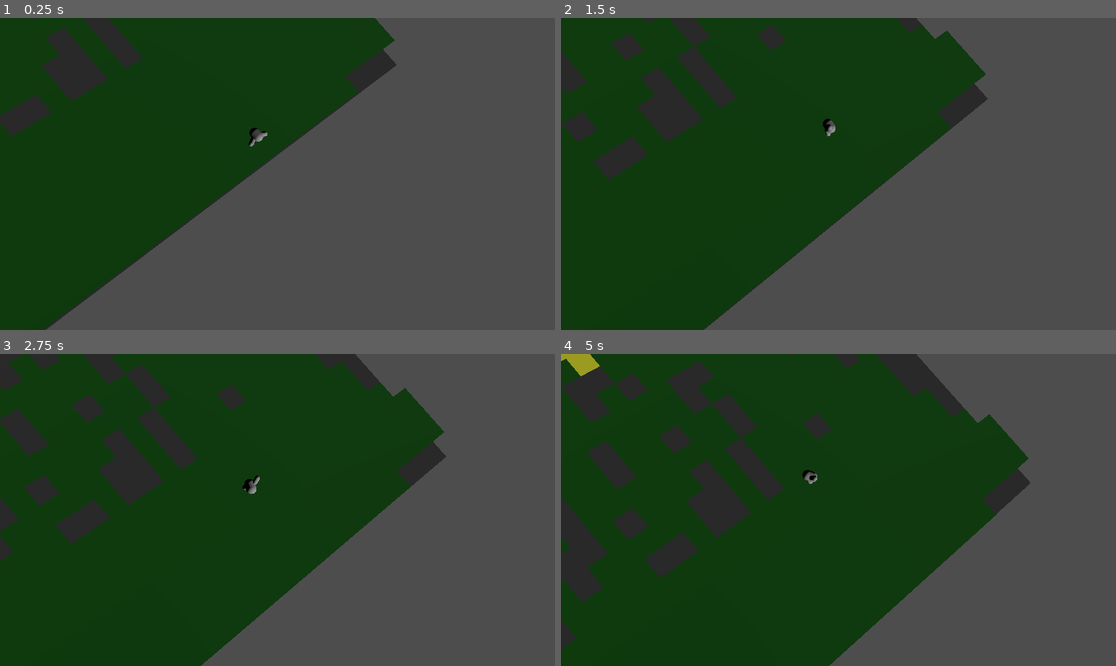
Above: before the commit, frames 1-4 (two rows, left to right).
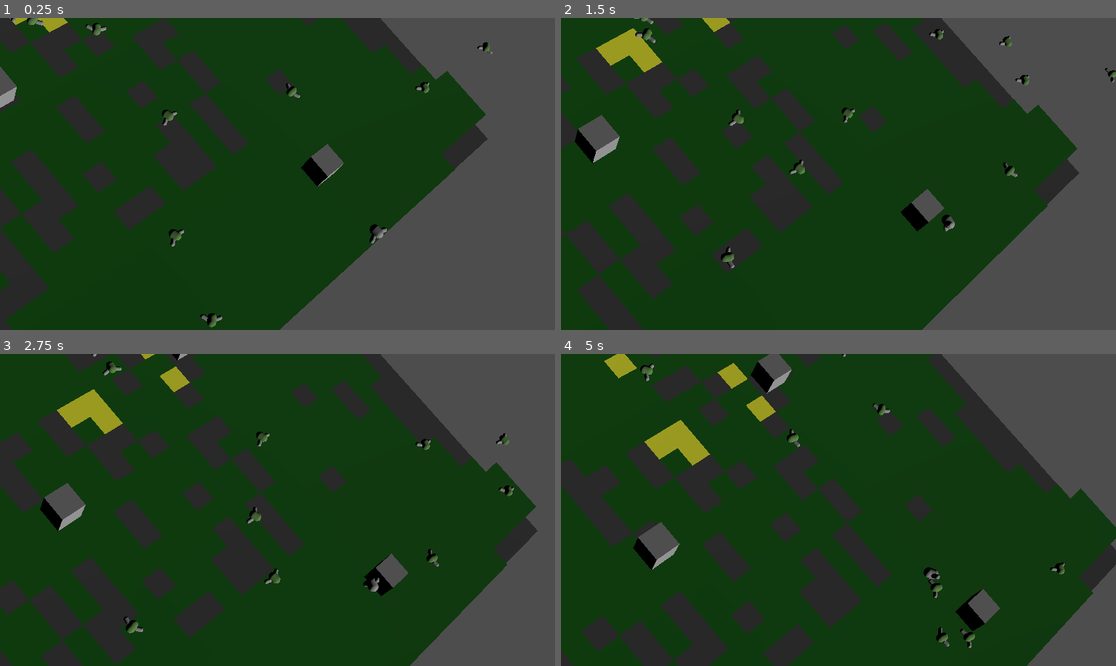
Above: after the commit, the same moments.

Repository: flatweb/gwj90Murat
Game: Godot game, scene res://game.tscn
Same seed, same stepped clock (60 frames per second), same inputs: the game is played once before the commit and once after it.
Inputs (mouse positions are in pixels of both pictures, inside the frame that each line leads up to):
- Up to frame 1 (0.25 s): no input
- Up to frame 2 (1.5 s): move the mouse to (960, 158) at 0.52 s; hold Right (droite) 0.53-1.28 s; tap Z (attente) at 0.6, 1.35 s; move the mouse to (727, 189) at 1.27 s; hold Left (gauche) from 1.28 s (still down)
- Up to frame 3 (2.75 s): move the mouse to (333, 441) at 2.02 s; release Left (gauche) at 2.03 s; hold Right (droite) from 2.03 s (still down); tap Z (attente) at 2.1 s
- Up to frame 4 (5 s): move the mouse to (810, 572) at 2.77 s; tap Z (attente) at 2.85, 3.6, 4.35 s; move the mouse to (1005, 556) at 3.52 s; release Right (droite) at 3.53 s; hold Left (gauche) from 3.53 s (still down); move the mouse to (672, 463) at 4.27 s

The runs differ from the first frame. In frame 1, 42% of the frame differs, in the area x 0-89%, y 0-100%; in frame 2, 42%; in frame 3, 42%; in frame 4, 43%, in the area x 0-100%, y 0-100%.

Commit message:
Ajout des bandes d'oiseaux

Diff:
--- /dev/null
+++ b/Boid/assets/scenes/Boid.tscn
@@ -0,0 +1,41 @@
+[gd_scene format=3 uid="uid://dp5b0utxqij4u"]
+
+[ext_resource type="Texture2D" uid="uid://cmo1mv0y5atk1" path="res://Boid/assets/sprites/boid.png" id="1"]
+[ext_resource type="Script" uid="uid://kcs5tq84kiag" path="res://Boid/assets/scripts/Boid.gd" id="3"]
+
+[sub_resource type="StandardMaterial3D" id="StandardMaterial3D_5gb1f"]
+albedo_color = Color(0.35020828, 0.5185973, 0.2650662, 1)
+
+[sub_resource type="CapsuleMesh" id="CapsuleMesh_pihgk"]
+material = SubResource("StandardMaterial3D_5gb1f")
+radius = 0.2
+height = 0.6
+
+[sub_resource type="CapsuleMesh" id="CapsuleMesh_ffqxe"]
+radius = 0.1
+height = 0.4
+
+[node name="Boid" type="Node3D" unique_id=825531383]
+script = ExtResource("3")
+baseColor = Color(0.870588, 0.415686, 0.964706, 1)
+specialColor = Color(0.372549, 0.121569, 0.815686, 1)
+
+[node name="Sprite2D" type="Sprite3D" parent="." unique_id=818722345]
+transform = Transform3D(-1.3113417e-08, 0.3, -1.3113417e-08, 0, -1.3113417e-08, -0.3, -0.3, -1.3113417e-08, 5.7320567e-16, 0, 0, 0)
+visible = false
+texture = ExtResource("1")
+
+[node name="Forme" type="Node3D" parent="." unique_id=657047081]
+transform = Transform3D(-3.4969112e-08, 0, -0.8, 0, 0.8, 0, 0.8, 0, -3.4969112e-08, 0, 0, 0)
+
+[node name="Corps" type="MeshInstance3D" parent="Forme" unique_id=492219359]
+transform = Transform3D(1, 0, 0, 0, -0.08917245, 0.99601614, 0, -0.99601614, -0.08917245, 0, 0, -0.015925169)
+mesh = SubResource("CapsuleMesh_pihgk")
+
+[node name="AileD" type="MeshInstance3D" parent="Forme" unique_id=906438421]
+transform = Transform3D(-0.017558845, -0.9111622, -0.4116734, 0.99981433, -0.019267242, 0, -0.007931813, -0.411597, 0.9113314, 0.3, -0.094, 0.1)
+mesh = SubResource("CapsuleMesh_ffqxe")
+
+[node name="AileG" type="MeshInstance3D" parent="Forme" unique_id=443649642]
+transform = Transform3D(-0.017496575, -0.9112353, 0.4115143, 0.9998157, -0.019197399, 0, 0.007900006, 0.41143847, 0.91140324, -0.3, -0.094, 0.1)
+mesh = SubResource("CapsuleMesh_ffqxe")
--- /dev/null
+++ b/Boid/assets/scripts/Boid.gd
@@ -0,0 +1,42 @@
+extends Node3D
+
+class_name Boid
+
+@export var maxVelocity: float = 2
+@export var maxAcceleration: float = 5
+@export var rotationOffset: Vector3 = Vector3(0,PI/2,0)
+
+@export var baseColor: Color
+@export var specialColor: Color
+@export var colorTransitionSpeed: float = 1
+
+@export var syncTrail: bool = true
+@export var trail: NodePath
+
+
+var velocity := Vector3.ZERO
+var acceleration := Vector3.ZERO
+
+var neighbors := []
+var neighborsDistances := []
+var timeOutOfBorders := 0.0
+
+
+func _ready():
+
+
+	velocity = Vector3(randf_range(-maxVelocity, maxVelocity),
+						0,
+						randf_range(-maxVelocity, maxVelocity))
+
+func _process(delta):
+	velocity += acceleration.limit_length(maxAcceleration * delta)
+	velocity = velocity.limit_length(maxVelocity)
+	acceleration.x = 0
+	acceleration.z = 0
+	velocity.y=0
+
+	position += velocity * delta
+
+	look_at(position + velocity)
+	rotation += rotationOffset
--- /dev/null
+++ b/Boid/assets/scripts/Cursor.gd
@@ -0,0 +1,4 @@
+extends Sprite2D
+
+func _process(_delta):
+	position = get_viewport().get_mouse_position()
--- /dev/null
+++ b/Boid/assets/scripts/Flock.gd
@@ -0,0 +1,142 @@
+extends Node3D
+
+# General configuration
+@export var boidScene: PackedScene
+@export var numberOfBoids: int = 140
+@export var visualRange: float = 300
+@export var separationDistance: float = 80
+@export var predator: NodePath
+@export var predatorMinDist: float = 400
+@export var repulsorMinDIst: float = 5
+@export var maxNeighborsColor: int = 20
+var _predatorRef
+
+# Rule weights
+@export var cohesionWeight: float = 0.3
+@export var separationWeight: float = 50
+@export var alignmentWeight: float = 1
+
+@export var bordersWeight: float = 300
+@export var predatorWeight: float = 2000
+@export var repulsorWeight: float = 1000
+
+var _boids = []
+var _repulsors = []
+
+# Called when the node enters the scene tree for the first time.
+func _ready():
+	Input.set_mouse_mode(Input.MOUSE_MODE_HIDDEN)
+
+	randomize()
+	_predatorRef = get_node(predator)
+
+	for i in range(numberOfBoids):
+		var instance = boidScene.instantiate()
+		add_child(instance)
+		_boids.append(instance)
+
+		var x = randf_range(-12, 12)
+		var z = randf_range(-100, 100)
+		instance.set_position(Vector3(x, 5 ,z))
+	_repulsors = get_tree().get_nodes_in_group("Repulsor")
+
+func _process(delta):
+	_detectNeighbors()
+
+	_cohesion()
+	_separation()
+	_alignment()
+	_borders(delta)
+
+	_repulsor()
+	_attractor()
+
+func _detectNeighbors():
+	for i in range(_boids.size()):
+		_boids[i].neighbors.clear()
+		_boids[i].neighborsDistances.clear()
+
+	for i in range(_boids.size()):
+		for j in range(i+1, _boids.size()):
+			var distance = _boids[i].get_position().distance_to(_boids[j].get_position())
+			if (distance <= visualRange):
+				_boids[i].neighbors.append(_boids[j])
+				_boids[j].neighbors.append(_boids[i])
+				_boids[i].neighborsDistances.append(distance)
+				_boids[j].neighborsDistances.append(distance)
+
+func _cohesion():
+	for i in range(_boids.size()):
+		var neighbors = _boids[i].neighbors
+
+		if (neighbors.is_empty()):
+			continue;
+
+		var averagePos = Vector3(0,5, 0)
+		for closeBoid in neighbors:
+			averagePos += closeBoid.get_position()
+		averagePos /= neighbors.size()
+
+		var direction = averagePos - _boids[i].get_position()
+		_boids[i].acceleration += direction * cohesionWeight
+
+func _separation():
+	for i in range(_boids.size()):
+		var neighbors = _boids[i].neighbors
+		var distances = _boids[i].neighborsDistances
+
+		if (neighbors.is_empty()):
+			continue;
+
+		for j in range(neighbors.size()):
+			if (distances[j] >= separationDistance):
+				continue
+
+			var distMultiplier = 1 - (distances[j] / separationDistance)
+			var direction = _boids[i].get_position() - neighbors[j].get_position()
+			direction = direction.normalized()
+			_boids[i].acceleration += direction * distMultiplier * separationWeight
+
+func _borders(delta):
+	for boid in _boids:
+		var pos = boid.get_position()
+		var _envDims = Vector4(-12,12,-100,100)
+		if (pos.x < _envDims.x or pos.x > _envDims.w or pos.y < _envDims.z or pos.y > _envDims.y):
+			boid.timeOutOfBorders += delta
+			var midPoint = Vector3(_envDims.x / 2,5,_envDims.y / 2)
+			var dir = (midPoint - boid.get_position()).normalized()
+			boid.acceleration += dir * boid.timeOutOfBorders * bordersWeight
+		else:
+			boid.timeOutOfBorders = 0
+
+
+func _alignment():
+	for i in range(_boids.size()):
+		var neighbors = _boids[i].neighbors
+
+		if (neighbors.is_empty()):
+			continue;
+
+		var averageVel = Vector3(0, 0, 0)
+		for j in range(neighbors.size()):
+			averageVel += neighbors[j].velocity
+		averageVel /= neighbors.size()
+
+		_boids[i].acceleration += Vector3(averageVel.x,0,averageVel.z) * alignmentWeight
+
+func _attractor():
+	for boid in _boids:
+		var dist = boid.get_position().distance_to(_predatorRef.get_position())
+		if (dist < predatorMinDist):
+			var dir =  (_predatorRef.get_position() - boid.get_position()).normalized()
+			var multiplier = sqrt( (1 - dist / predatorMinDist))
+			boid.acceleration += Vector3(dir.x,0,dir.z) * multiplier * predatorWeight
+
+func _repulsor():
+	for boid in _boids:
+		for repulsor in _repulsors:
+			var dist = boid.get_position().distance_to(repulsor.get_position())
+			if (dist < repulsorMinDIst):
+				var dir = (boid.get_position() - repulsor.get_position()).normalized()
+				var multiplier = sqrt( (1 - dist / repulsorMinDIst))
+				boid.acceleration += dir * multiplier * repulsorWeight
--- /dev/null
+++ b/Boid/assets/scripts/Predator.gd
@@ -0,0 +1,39 @@
+extends CharacterBody3D
+
+@export var acceleration: float
+@export var maxSpeed: float
+
+# How fast the player moves in meters per second.
+@export var speed = 500
+# The downward acceleration when in the air, in meters per second squared.
+
+var target_velocity = Vector3.ZERO
+
+
+func _physics_process(delta):
+	var direction = Vector3.ZERO
+
+	if Input.is_action_just_pressed("right"):
+		direction.x += 1
+		print("right")
+	if Input.is_action_pressed("left"):
+		direction.x -= 1
+		print("left")
+	if Input.is_action_pressed("up"):
+		direction.z += 1
+		print("up")
+	if Input.is_action_pressed("down"):
+		print("down")
+		direction.z -= 1
+
+	if direction != Vector3.ZERO:
+		direction = direction.normalized()
+		# Setting the basis property will affect the rotation of the node.
+		$Pivot.basis = Basis.looking_at(direction)
+
+	# Ground Velocity
+	target_velocity.x = direction.x * speed
+	target_velocity.z = direction.z * speed
+	target_velocity.y = 0
+	velocity = target_velocity
+	move_and_slide()
--- /dev/null
+++ b/Boid/assets/scripts/Trail.gd
@@ -0,0 +1,24 @@
+extends Line2D
+
+
+@export var pointDuration: float = 1
+@export var maxPoints: int = 200
+
+var _times = []
+var _timer = 0
+
+# Called when the node enters the scene tree for the first time.
+func _ready():
+	set_as_top_level(true)
+
+func _process(delta):
+	_timer += delta
+
+	if (_times.size() > 0):
+		while (_times[0] <= _timer or _times.size() > maxPoints):
+			remove_point(0)
+			_times.remove_at(0)
+
+	global_position = Vector2.ZERO
+	add_point(get_parent().global_position)
+	_times.append(_timer + pointDuration)
--- /dev/null
+++ b/Boid/assets/scripts/repulsor.gd
@@ -0,0 +1,15 @@
+extends Node3D
+
+@export var repulsorMinDistance: float = 100
+@export var repulsorWeight: float = 1000
+
+
+
+# Called when the node enters the scene tree for the first time.
+func _ready() -> void:
+	pass # Replace with function body.
+
+
+# Called every frame. 'delta' is the elapsed time since the previous frame.
+func _process(delta: float) -> void:
+	pass
--- a/game.tscn
+++ b/game.tscn
@@ -5,6 +5,8 @@
 [ext_resource type="Script" uid="uid://c235fg52wmv15" path="res://game.gd" id="1_feb5d"]
 [ext_resource type="Script" uid="uid://ylyqmprsbdh7" path="res://camera_3d.gd" id="4_7jktm"]
 [ext_resource type="AudioStream" uid="uid://dhnyo55ieglxv" path="res://res/sons/main_amb.mp3" id="4_fc0e3"]
+[ext_resource type="Script" uid="uid://dnltotiqrtdgk" path="res://Boid/assets/scripts/Flock.gd" id="6_eow3j"]
+[ext_resource type="PackedScene" uid="uid://dp5b0utxqij4u" path="res://Boid/assets/scenes/Boid.tscn" id="7_j5wjh"]
 
 [sub_resource type="StandardMaterial3D" id="StandardMaterial3D_80nbo"]
 albedo_color = Color(0.26293245, 0.26293245, 0.26293245, 1)
@@ -12,6 +14,8 @@
 [sub_resource type="PlaneMesh" id="PlaneMesh_e2o6t"]
 material = SubResource("StandardMaterial3D_80nbo")
 size = Vector2(25, 200)
+
+[sub_resource type="BoxMesh" id="BoxMesh_eow3j"]
 
 [node name="Game" type="Node3D" unique_id=1608575864]
 script = ExtResource("1_feb5d")
@@ -35,10 +39,51 @@
 transform = Transform3D(1, 0, 0, 0, 1, 0, 0, 0, 1, 0, 5, 100)
 
 [node name="Camera3D" type="Camera3D" parent="." unique_id=295921986]
-transform = Transform3D(0.6710024, 0.51733565, -0.5311494, 0.3565425, 0.40296745, 0.8429085, 0.6501025, -0.7549709, 0.08593998, -18.463003, 33.607548, 104.61913)
+transform = Transform3D(0.6710024, 0.51733565, -0.5311494, 0.3565425, 0.40296745, 0.8429085, 0.6501025, -0.7549709, 0.085939996, -19.762136, 33.607548, 98.74295)
 fov = 20.0
 far = 1000.0
 script = ExtResource("4_7jktm")
 
 [node name="AudioStreamPlayer" type="AudioStreamPlayer3D" parent="." unique_id=1714319163]
 stream = ExtResource("4_fc0e3")
+
+[node name="Flock" type="Node3D" parent="." unique_id=1544621110]
+script = ExtResource("6_eow3j")
+boidScene = ExtResource("7_j5wjh")
+numberOfBoids = 200
+visualRange = 20.0
+separationDistance = 5.0
+predator = NodePath("../Oiseau")
+predatorMinDist = 5.0
+
+[node name="MeshInstance3D" type="MeshInstance3D" parent="." unique_id=1621687425 groups=["Repulsor"]]
+transform = Transform3D(1, 0, 0, 0, 1, 0, 0, 0, 1, 0, 5.1623354, 0)
+mesh = SubResource("BoxMesh_eow3j")
+
+[node name="MeshInstance3D2" type="MeshInstance3D" parent="." unique_id=496682682 groups=["Repulsor"]]
+transform = Transform3D(1, 0, 0, 0, 1, 0, 0, 0, 1, 0, 5.1623354, 21.734934)
+mesh = SubResource("BoxMesh_eow3j")
+
+[node name="MeshInstance3D3" type="MeshInstance3D" parent="." unique_id=589841745 groups=["Repulsor"]]
+transform = Transform3D(1, 0, 0, 0, 1, 0, 0, 0, 1, 0, 5.1623354, 27.9503)
+mesh = SubResource("BoxMesh_eow3j")
+
+[node name="MeshInstance3D4" type="MeshInstance3D" parent="." unique_id=1906923455 groups=["Repulsor"]]
+transform = Transform3D(1, 0, 0, 0, 1, 0, 0, 0, 1, 0, 5.1623354, 66.93769)
+mesh = SubResource("BoxMesh_eow3j")
+
+[node name="MeshInstance3D5" type="MeshInstance3D" parent="." unique_id=360981181 groups=["Repulsor"]]
+transform = Transform3D(1, 0, 0, 0, 1, 0, 0, 0, 1, 0, 5.1623354, 83.75903)
+mesh = SubResource("BoxMesh_eow3j")
+
+[node name="MeshInstance3D6" type="MeshInstance3D" parent="." unique_id=698804320 groups=["Repulsor"]]
+transform = Transform3D(1, 0, 0, 0, 1, 0, 0, 0, 1, 0, 5.1623354, 96.15507)
+mesh = SubResource("BoxMesh_eow3j")
+
+[node name="MeshInstance3D7" type="MeshInstance3D" parent="." unique_id=1111363801 groups=["Repulsor"]]
+transform = Transform3D(1, 0, 0, 0, 1, 0, 0, 0, 1, 9.49678, 5.1623354, 86.908875)
+mesh = SubResource("BoxMesh_eow3j")
+
+[node name="MeshInstance3D8" type="MeshInstance3D" parent="." unique_id=1720856868 groups=["Repulsor"]]
+transform = Transform3D(1, 0, 0, 0, 1, 0, 0, 0, 1, -8.427185, 5.1623354, 86.908875)
+mesh = SubResource("BoxMesh_eow3j")
--- a/oiseau.gd
+++ b/oiseau.gd
@@ -128,6 +128,7 @@
 		correction()
 		virage(autorotspeed,delta)
 
+
 	# On pourrait aussi tester par rapport à des CollisionShapes latérales sur le game
 	#move_and_collide(speedVect*???, true)
 
Not shown, added: Boid/assets/scripts/Boid.gd.uid
Not shown, added: Boid/assets/scripts/Cursor.gd.uid
Not shown, added: Boid/assets/scripts/Flock.gd.uid
Not shown, added: Boid/assets/scripts/Predator.gd.uid
Not shown, added: Boid/assets/scripts/Trail.gd.uid
Not shown, added: Boid/assets/scripts/repulsor.gd.uid
Binary file added: Boid/assets/sprites/boid.png
Not shown, added: Boid/assets/sprites/boid.png.import
Binary file added: Boid/assets/sprites/cursor.png
Not shown, added: Boid/assets/sprites/cursor.png.import
Not shown, added: Boid/assets/scenes/main.tscn2073546847.tmp
Not shown, added: Boid/assets/scenes/main.tscn2163191111.tmp
(and 3 more such lines)
